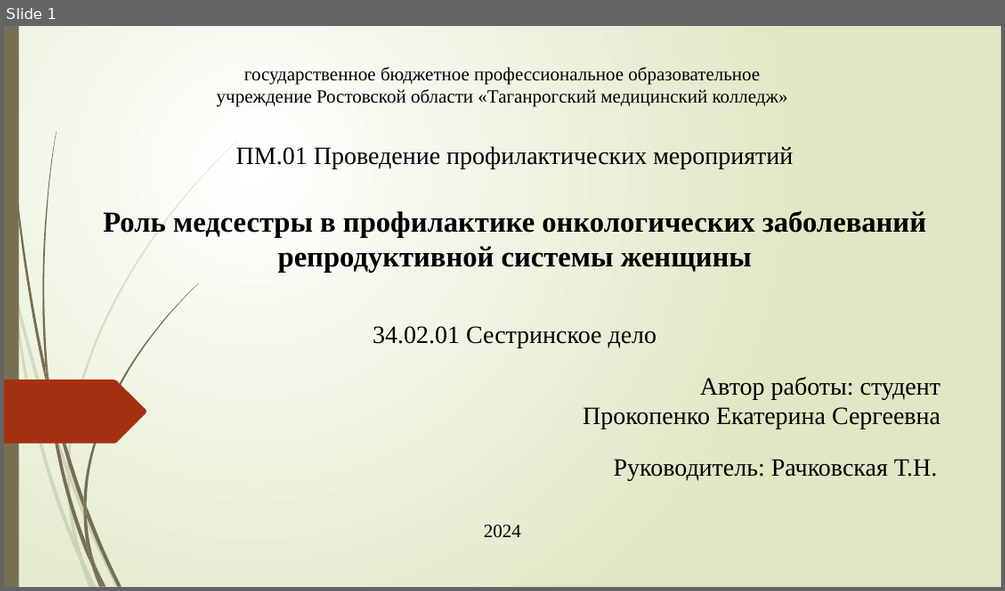
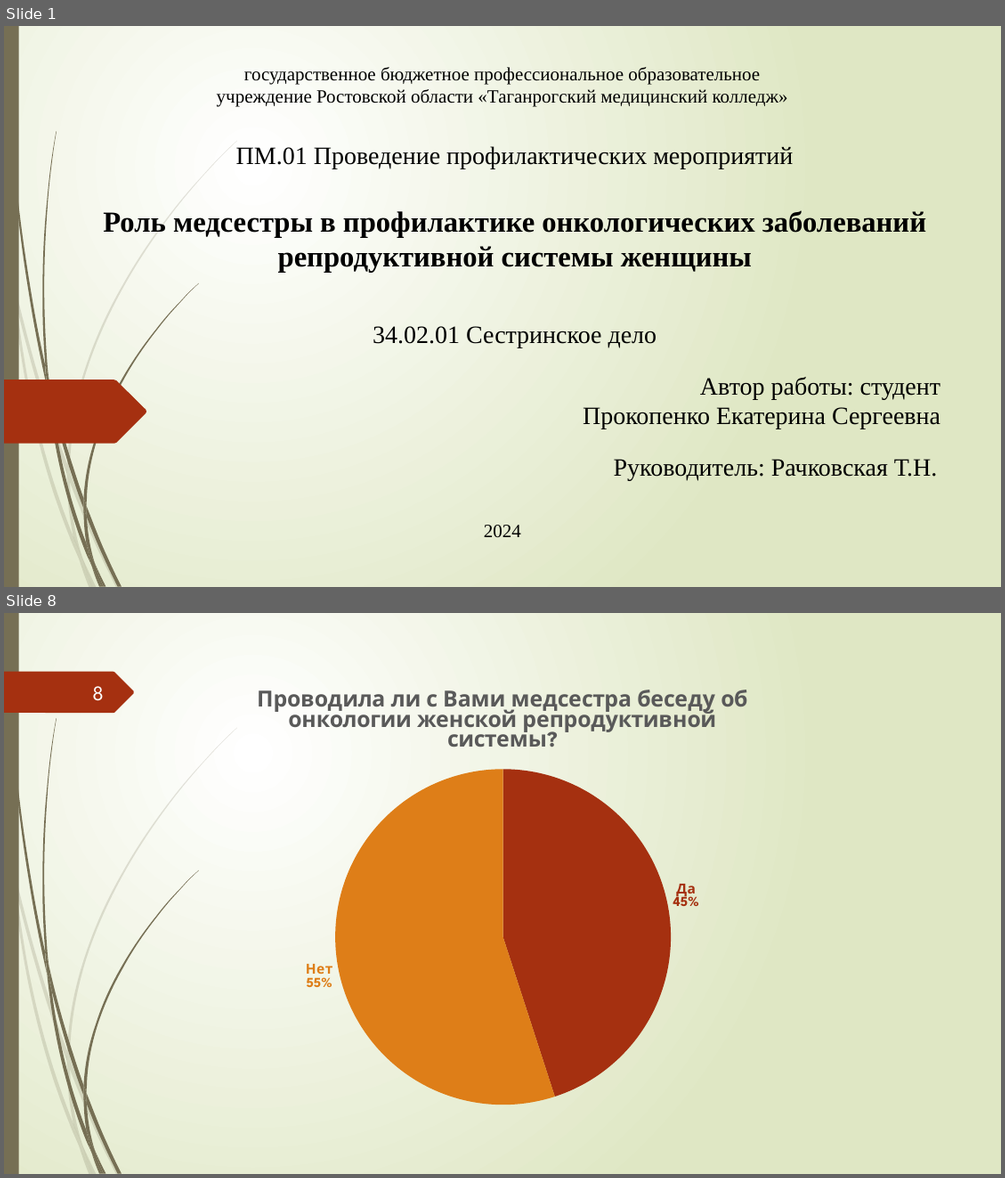
Before and after one commit to cottarius/kate-kurs, a slide deck: ProkopenkoES.pptx. Shown one above the other, each under a label of ours: slide 1 before the commit, slides 1 and 8 after it; the slides between them are not shown. The pictures are 1005x591 and 1005x1178 pixels, drawn with LibreOffice and Linux fonts; fonts in the diff are those of the drawing. Boxes give left, top, right and bottom in pixels: in the first picture for what was removed or moved away, otherwise in the second. Text is boxed around its words. In the diff, an @@ line names an element or a change of style, - is before the commit and + after.

```diff
--- a/ProkopenkoES.pptx
+++ b/ProkopenkoES.pptx
@@ slide 8 added at (4, 613, 1001, 1174), background gradient #FFFFFF to #DFE8C4; not listed: 23 template elements that a slide beside it also shows @@
@@ freeform shape added at (4, 672, 134, 713), fill #A53010 @@
@@ page number added at (92, 686, 104, 701), 20 pt, text #FEFFFF @@
+8
@@ pie chart added at (170, 672, 834, 1116) @@
+title "Проводила ли с Вами медсестра беседу об онкологии женской репродуктивной системы? "
+categories: Да, Нет
+Series 1: 45, 55, -, -
```
Also in this commit, not shown: 1 slide changed, 14 other slides added, 2 other files.
